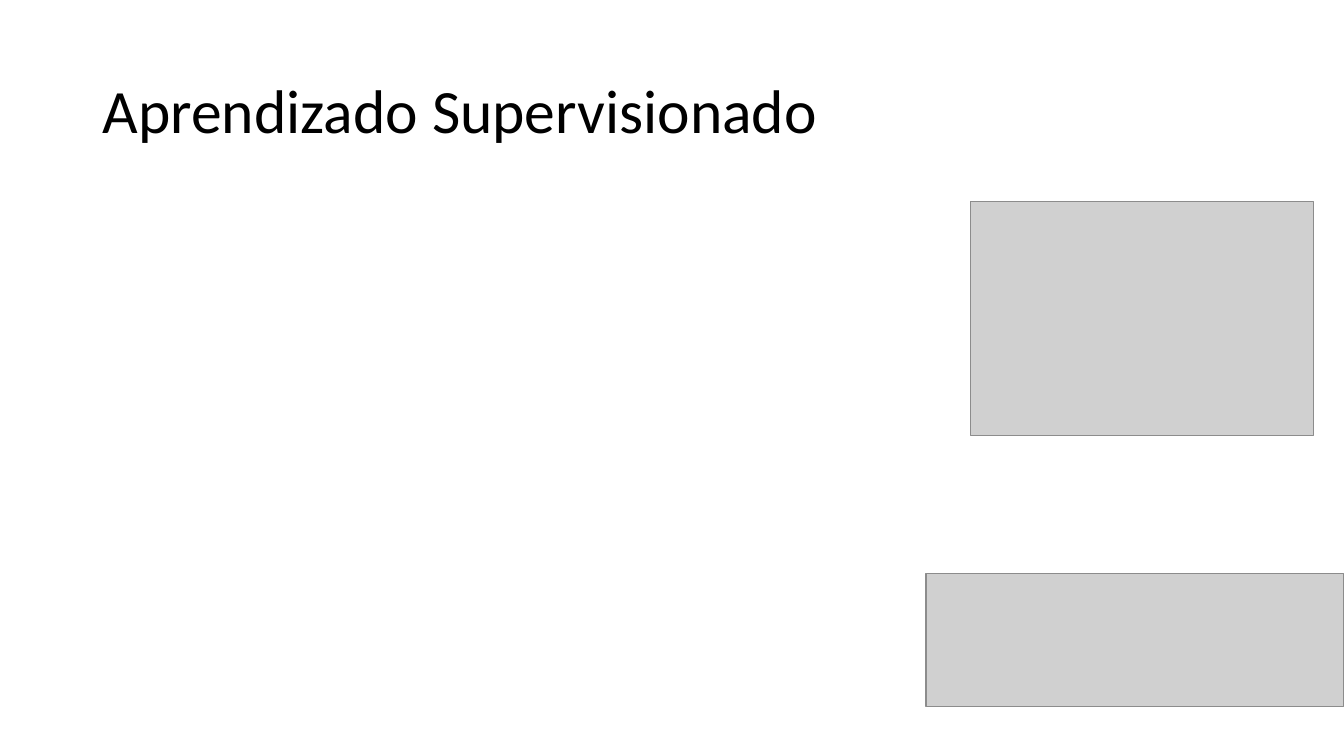
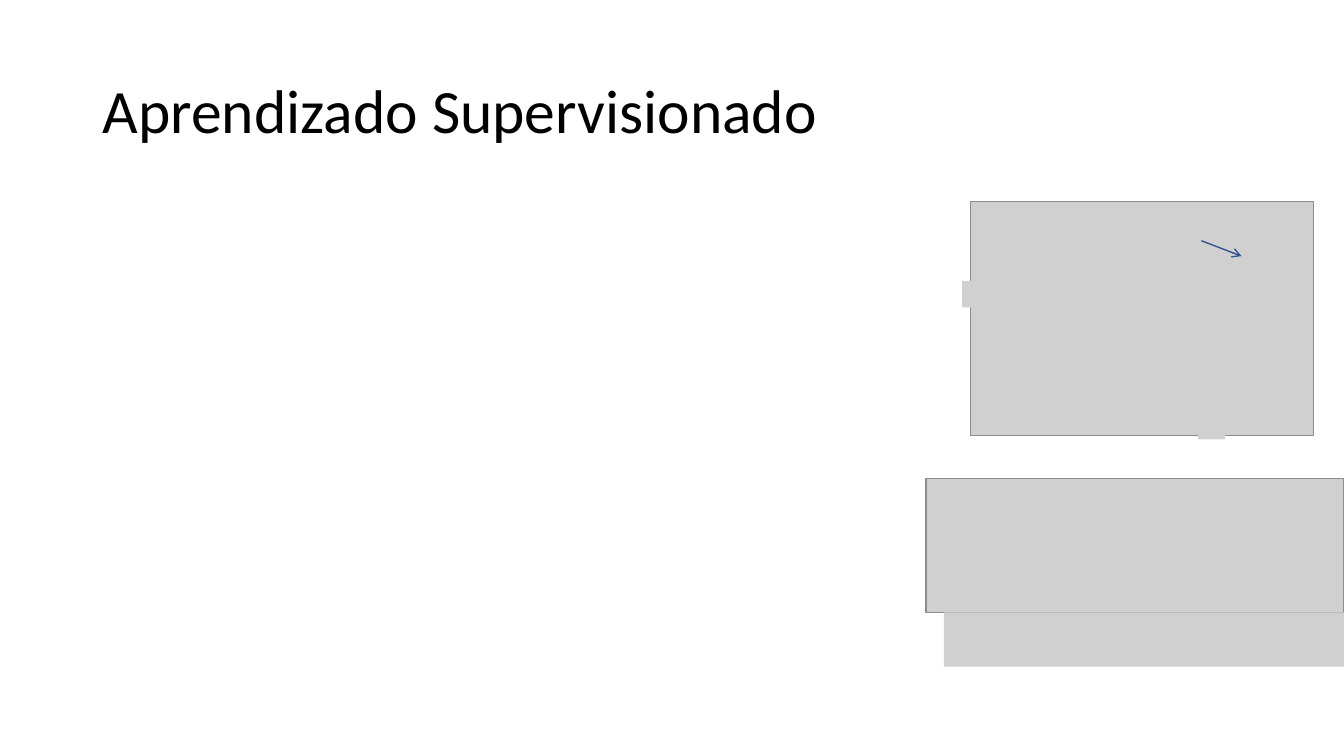
Before and after one commit to zz4fap/t319_aprendizado_de_maquina, a slide deck: slide 16 of slides/T319_Introdução.pptx. Drawn at 1344x756 pixels with LibreOffice and Linux fonts; fonts in the diff are those of the drawing; grey boxes stand for pictures. Boxes give left, top, right and bottom in pixels: in the first picture for what was removed or moved away, otherwise in the second. Text is boxed around its words. In the diff, an @@ line names an element or a change of style, - is before the commit and + after.

```diff
--- a/slides/T319_Introdução.pptx
+++ b/slides/T319_Introdução.pptx
@@ picture added at [1081,225,1216,255] @@
@@ freeform shape added at [1202,241,1242,256], outline #325491 1 pt @@
@@ picture added at [962,281,992,308] @@
@@ picture added at [1199,409,1225,440] @@
@@ picture: place and size @@
-picture at [927,574,1344,708]
+picture at [927,479,1344,613]
@@ picture added at [945,612,1344,666] @@
```
Also in this commit, not shown: 11 other slides changed, 1 other file.
